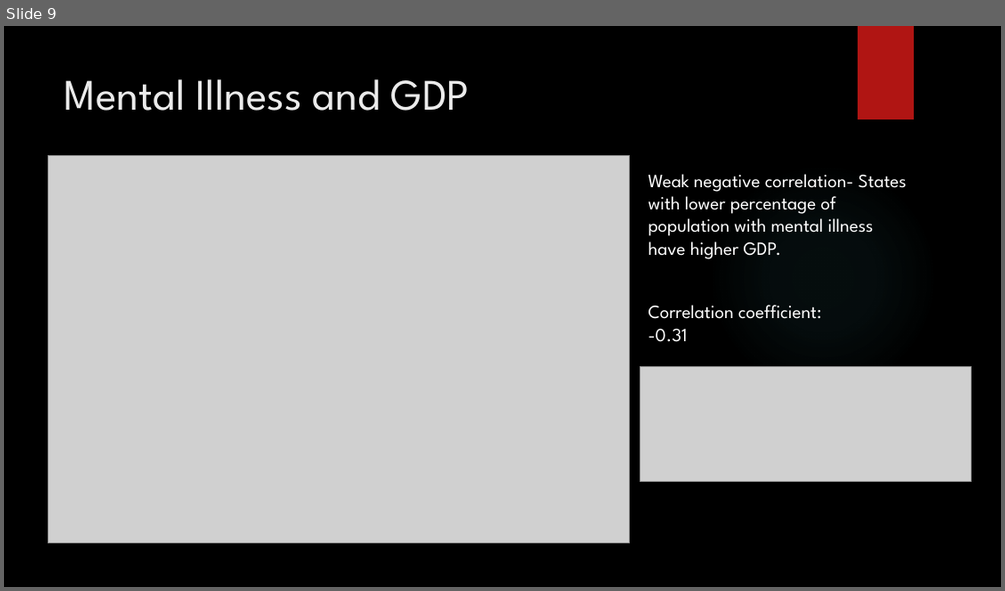
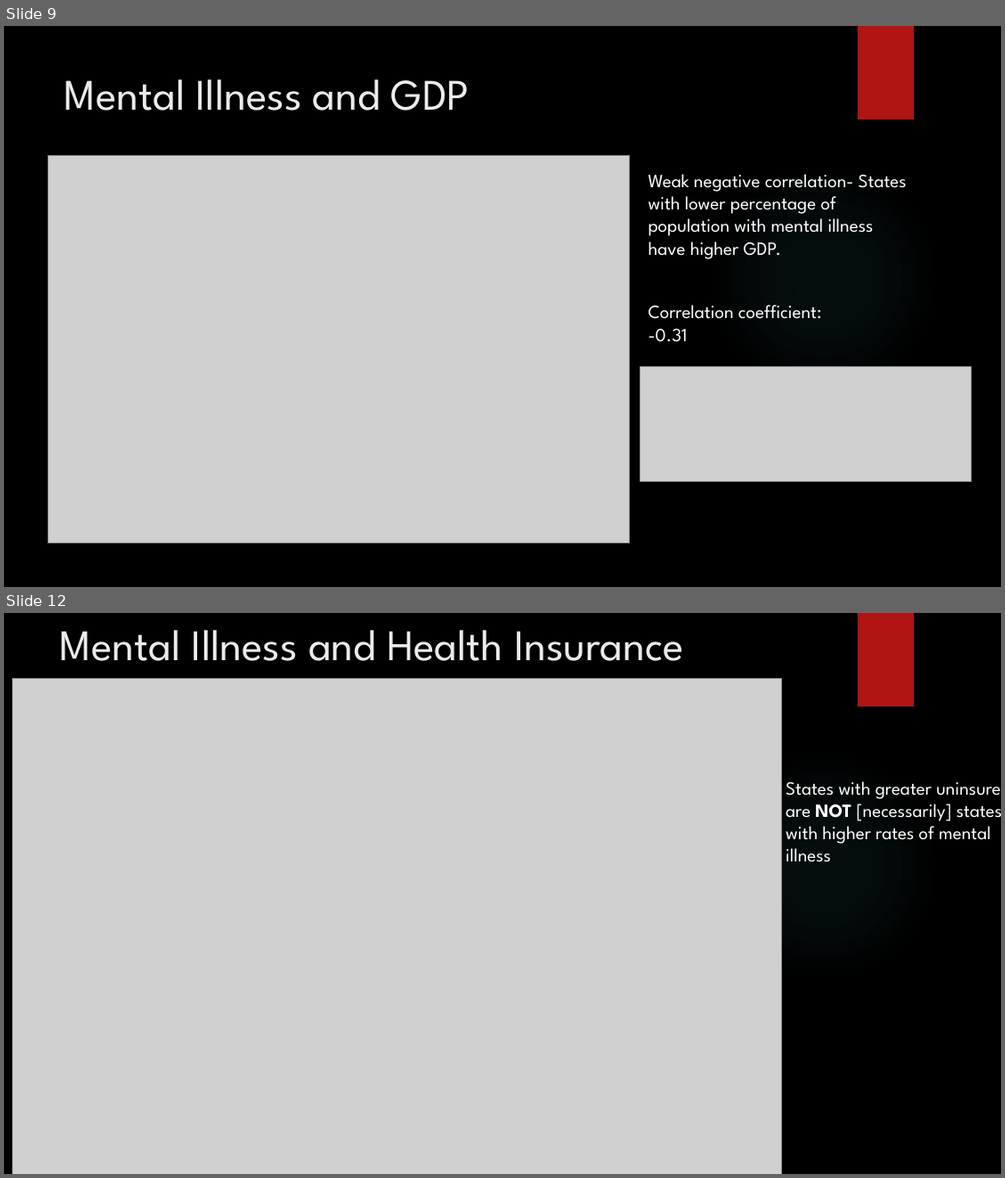
Before and after one commit to brian-e-haley/Mental_health_US, a slide deck: Output/MentalHealth_in_the_US.pptx. Shown one above the other, each under a label of ours: slide 9 before the commit, slides 9 and 12 after it; the slides between them are not shown. The pictures are 1005x591 and 1005x1178 pixels, drawn with LibreOffice and Linux fonts; fonts in the diff are those of the drawing; grey boxes stand for pictures; background and template pictures are left out. Boxes give left, top, right and bottom in pixels: in the first picture for what was removed or moved away, otherwise in the second. Text is boxed around its words. In the diff, an @@ line names an element or a change of style, - is before the commit and + after.

```diff
--- a/Output/MentalHealth_in_the_US.pptx
+++ b/Output/MentalHealth_in_the_US.pptx
@@ slide 12 added at <box>4,613,1001,1174</box>, background picture (left out); not listed: 2 template elements that a slide beside it also shows @@
@@ title added at <box>60,630,684,661</box>, 42 pt, text #EBEBEB @@
+Mental Illness and Health Insurance
@@ picture added at <box>12,678,782,1174</box> @@
@@ text added at <box>785,781,1001,862</box>, 18 pt, text #FFFFFF @@
+States with greater uninsured are NOT [necessarily] states with higher rates of mental illness
```
Also in this commit, not shown: 1 slide changed, 2 other slides added, 7 other files.
